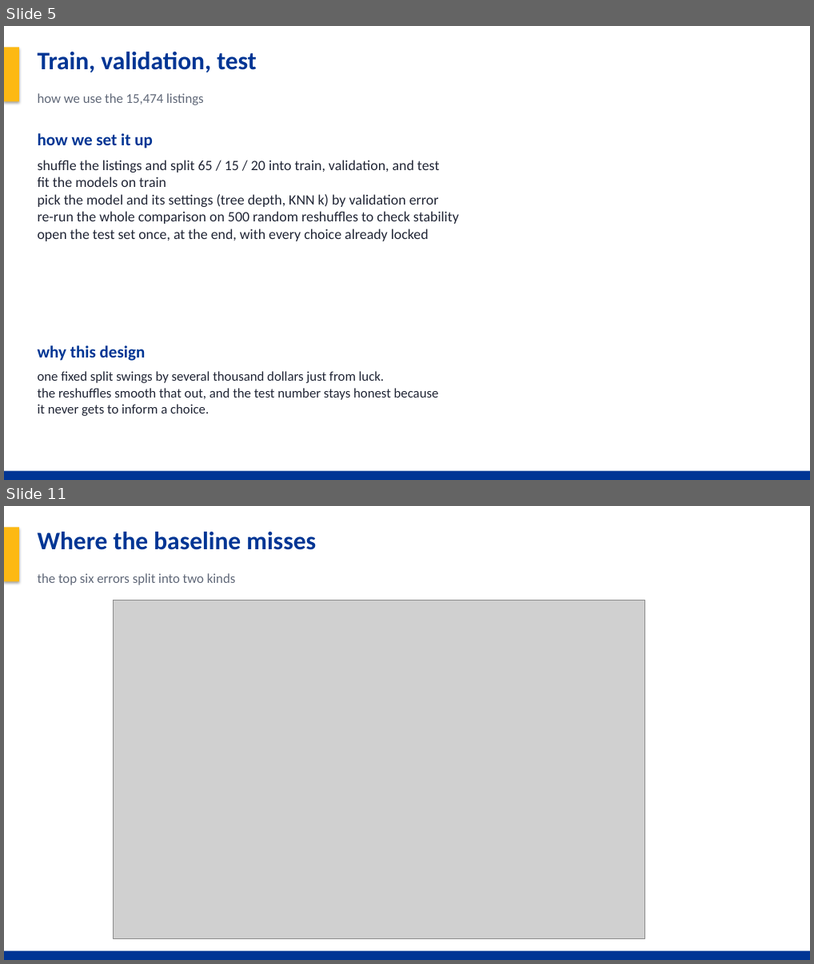
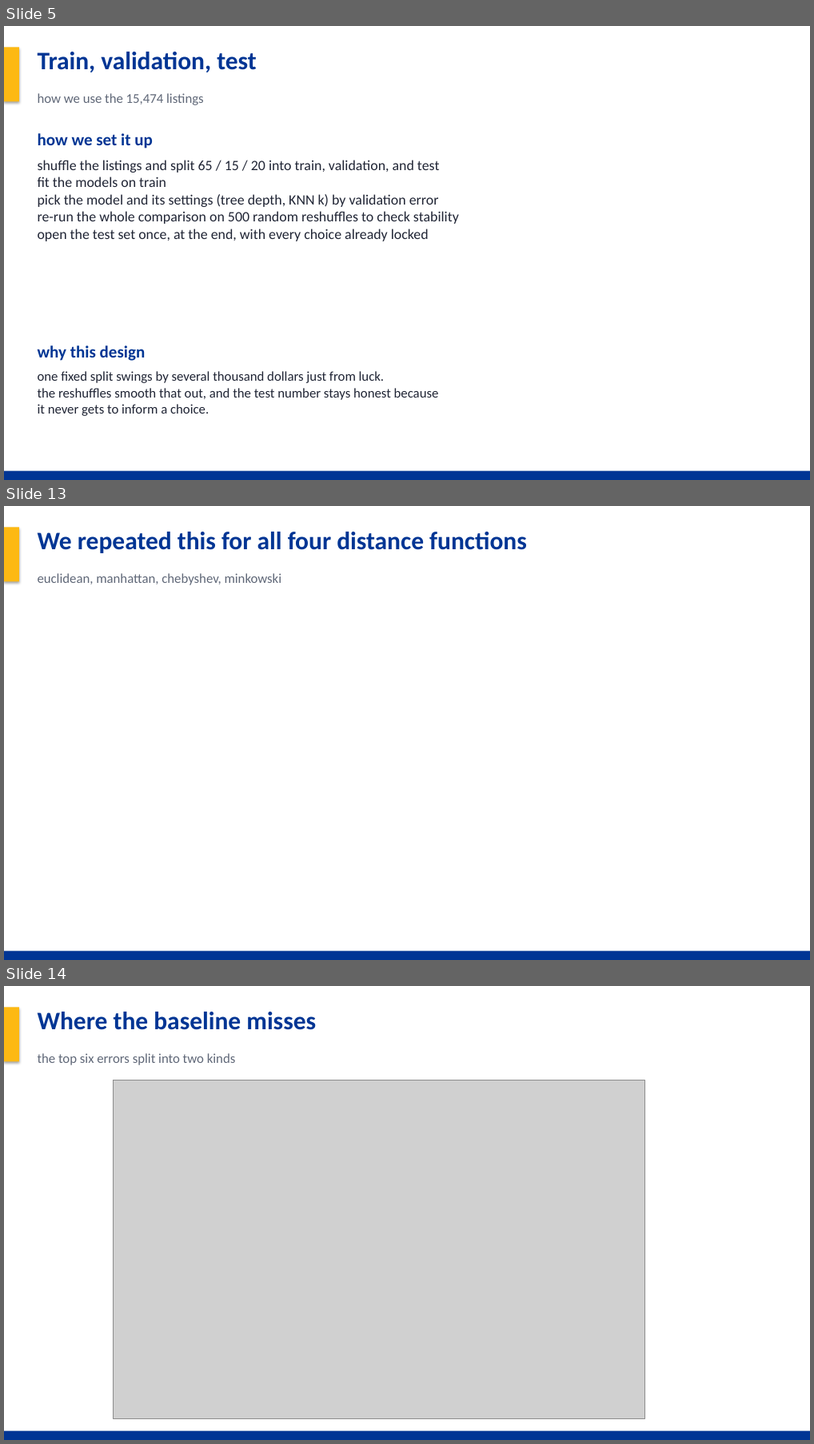
Before and after one commit to Noah-Gallego/house-price-4450-final, a slide deck: HousePrice_Final_Project.pptx. Shown one above the other, each under a label of ours: slides 5 and 11 before the commit, slides 5, 13 and 14 after it; the slides between them are not shown. The pictures are 814x964 and 814x1444 pixels, drawn with LibreOffice and Linux fonts; fonts in the diff are those of the drawing; grey boxes stand for pictures. Boxes give left, top, right and bottom in pixels: in the first picture for what was removed or moved away, otherwise in the second. Text is boxed around its words. In the diff, an @@ line names an element or a change of style, - is before the commit and + after.

Commit message:
Add region clustering, MLR results, distance-metric CV, updated deck

```diff
--- a/HousePrice_Final_Project.pptx
+++ b/HousePrice_Final_Project.pptx
@@ slide 13 added at bbox=[4, 506, 810, 960], background #FFFFFF @@
@@ rectangle added at bbox=[4, 506, 810, 960], fill #FFFFFF @@
@@ rectangle added at bbox=[4, 527, 19, 582], fill #FDB913 @@
@@ text added at bbox=[38, 532, 527, 553], 30 pt, text #003594, bold @@
+We repeated this for all four distance functions
@@ text added at bbox=[38, 573, 282, 585], 16 pt, text #606878 @@
+euclidean, manhattan, chebyshev, minkowski
@@ rectangle added at bbox=[4, 951, 810, 960], fill #003594 @@
@@ what was slide 11 is now slide 14 @@
```
Also in this commit, not shown: 2 slides changed, 5 other slides added, 3 slides removed, 13 other files.
